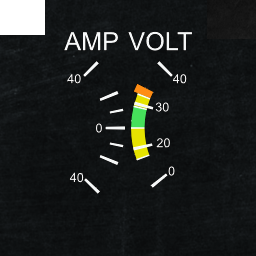
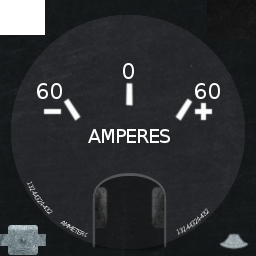
Comparing the layer stacks of the two (256, 256) images. Changes:
removed layer "BatteryGauge.rgb" over <box>64,31,192,194</box>
added layer "Layer #7" above "Layer #5" over <box>124,82,134,107</box>
added layer "Layer #5" above "Layer #4" over <box>174,97,194,122</box>
added layer "Layer #4" above "Layer #3" over <box>62,97,82,122</box>
added layer "Layer #3" above "Layer #2" over <box>199,101,207,121</box>
added layer "Layer #2" above "Layer #1" over <box>193,108,213,116</box>
added layer "Layer #1" above "60 #1" over <box>43,108,63,116</box>
added layer "60 #1" above "Clipboard #7" over <box>195,83,220,99</box>
added layer "Clipboard #7" above "AMPERES" over <box>26,181,210,237</box>
added layer "AMPERES" above "0" over <box>88,129,170,143</box>
added layer "0" above "60" over <box>123,63,134,79</box>
added layer "60" above "Clipboard #3" over <box>37,83,62,99</box>
added layer "Clipboard #5" above "Clipboard #6" over <box>94,186,165,230</box>
added layer "Clipboard #6" above "Clipboard #4" over <box>218,233,250,250</box>
added layer "Clipboard #4" above "Layer #6" over <box>0,225,47,256</box>
added layer "Layer #6" (35%) above "Clipboard #1" over <box>92,173,168,252</box>
"Clipboard #1": opacity 100% → 53% over <box>0,0,256,256</box>
painted on "Clipboard" over <box>11,15,245,249</box>
